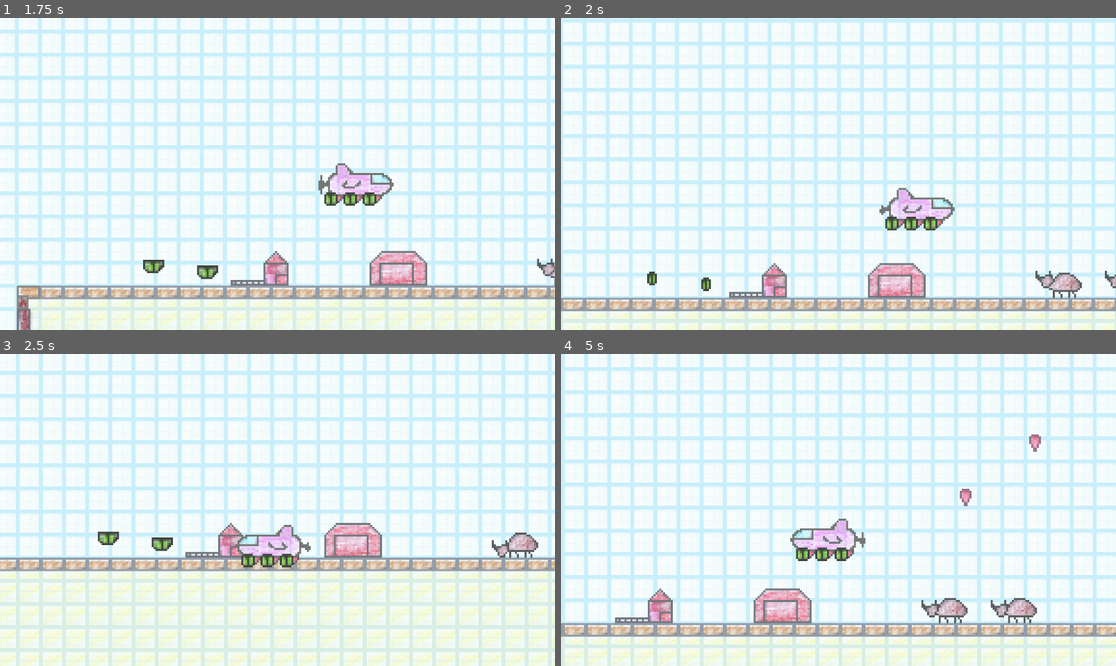
Above: before the commit, frames 1-4 (two rows, left to right).
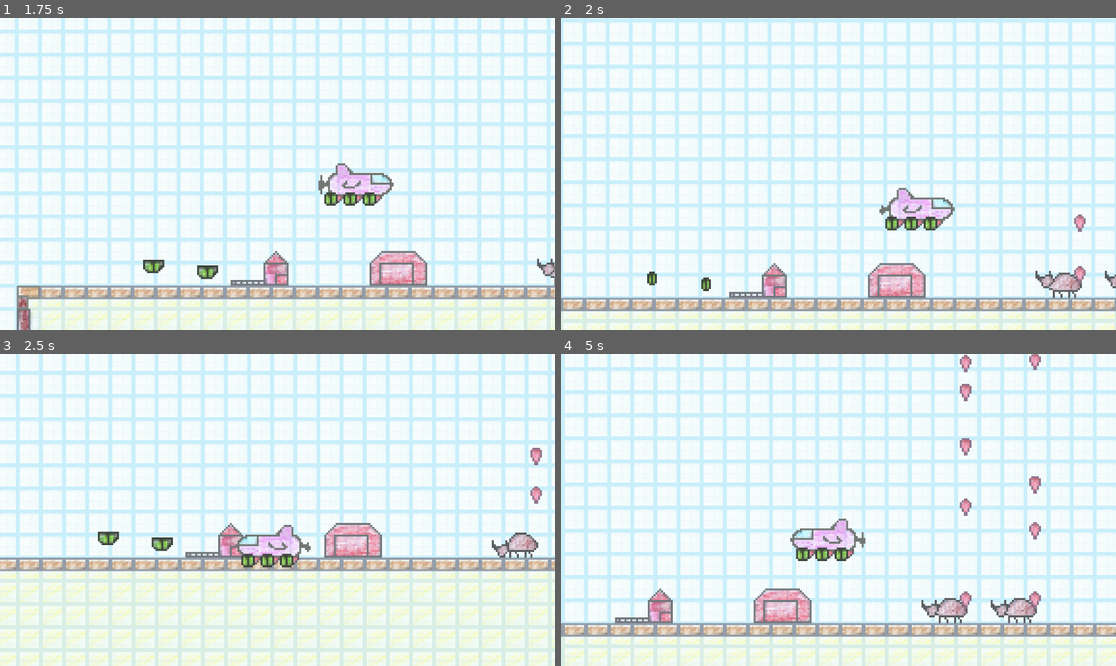
Above: after the commit, the same moments.

Repository: eiganesteknolab/fartcaptureandstorage
Game: Godot game, scene res://Scene/game.tscn
Two runs of this game, one before a commit and one after it. Both use one fixed random seed, a clock stepped at 60 frames per second and the inputs below.
Inputs:
- Up to frame 1 (1.75 s): tap Enter (ui_accept) at 0.5, 0.77, 1.52 s; hold Right (ui_right) from 0.53 s (still down)
- Up to frame 2 (2 s): keep holding Right (ui_right)
- Up to frame 3 (2.5 s): release Right (ui_right) at 2.03 s; hold Left (ui_left) from 2.03 s (still down)
- Up to frame 4 (5 s): release Left (ui_left) at 2.78 s; hold Right (ui_right) 2.78-4.28 s; tap Enter (ui_accept) at 3.02, 3.77, 4.52 s; hold Left (ui_left) from 4.28 s (still down)

Frame 1 is identical in both runs. In frame 2, 0.2% of the frame differs, in the area x 92-95%, y 62-86%; in frame 3, 0.2%; in frame 4, 0.9%, in the area x 71-87%, y 0-82%.

Commit message:
Diper pooping Cows

Diff:
--- a/Scene/cow.tscn
+++ b/Scene/cow.tscn
@@ -1,8 +1,9 @@
-[gd_scene load_steps=15 format=3 uid="uid://bs1uuivbvobkg"]
+[gd_scene load_steps=16 format=3 uid="uid://bs1uuivbvobkg"]
 
 [ext_resource type="Texture2D" uid="uid://c52fdjolycenn" path="res://Assets/Cow.png" id="1_sao73"]
 [ext_resource type="Script" path="res://Scripts/cow.gd" id="1_vx6dw"]
 [ext_resource type="PackedScene" uid="uid://b5m053qkdpat1" path="res://Scene/fart.tscn" id="2_3f5fw"]
+[ext_resource type="PackedScene" uid="uid://dfj2ch1dewk34" path="res://Scene/full_diper.tscn" id="3_excpx"]
 [ext_resource type="Texture2D" uid="uid://bh6gu30cbfsm8" path="res://Assets/EmptyDiper.png" id="3_fd08k"]
 [ext_resource type="Script" path="res://Scripts/ch4timer.gd" id="4_nv3ti"]
 
@@ -69,6 +70,7 @@
 [node name="Cow" type="Area2D" groups=["cow"]]
 script = ExtResource("1_vx6dw")
 Fart = ExtResource("2_3f5fw")
+FullDyper = ExtResource("3_excpx")
 
 [node name="AnimatedSprite2D" type="AnimatedSprite2D" parent="."]
 sprite_frames = SubResource("SpriteFrames_n2is4")
@@ -89,12 +91,15 @@
 shape = SubResource("CircleShape2D_7jeq5")
 
 [node name="ch4Timer" type="Timer" parent="."]
-wait_time = 3.0
 autostart = true
 script = ExtResource("4_nv3ti")
 
 [node name="FartPoint" type="Marker2D" parent="."]
 position = Vector2(11, -5)
 
+[node name="fullTimer" type="Timer" parent="."]
+autostart = true
+
 [connection signal="area_entered" from="." to="." method="_on_area_entered"]
 [connection signal="timeout" from="ch4Timer" to="." method="_on_ch_4_timer_timeout"]
+[connection signal="timeout" from="fullTimer" to="." method="_on_full_timer_timeout"]
--- /dev/null
+++ b/Scene/full_diper.tscn
@@ -0,0 +1,54 @@
+[gd_scene load_steps=9 format=3 uid="uid://dfj2ch1dewk34"]
+
+[ext_resource type="Texture2D" uid="uid://dfba12bkgfqgv" path="res://Assets/FullDiper.png" id="1_1cdfe"]
+[ext_resource type="Script" path="res://Scripts/full_diper.gd" id="1_q0w3q"]
+
+[sub_resource type="AtlasTexture" id="AtlasTexture_ddp3v"]
+atlas = ExtResource("1_1cdfe")
+region = Rect2(0, 0, 9, 8)
+
+[sub_resource type="AtlasTexture" id="AtlasTexture_i51of"]
+atlas = ExtResource("1_1cdfe")
+region = Rect2(9, 0, 9, 8)
+
+[sub_resource type="AtlasTexture" id="AtlasTexture_illpu"]
+atlas = ExtResource("1_1cdfe")
+region = Rect2(18, 0, 9, 8)
+
+[sub_resource type="AtlasTexture" id="AtlasTexture_nv8sd"]
+atlas = ExtResource("1_1cdfe")
+region = Rect2(0, 8, 9, 8)
+
+[sub_resource type="SpriteFrames" id="SpriteFrames_gcpjr"]
+animations = [{
+"frames": [{
+"duration": 1.0,
+"texture": SubResource("AtlasTexture_ddp3v")
+}, {
+"duration": 1.0,
+"texture": SubResource("AtlasTexture_i51of")
+}, {
+"duration": 1.0,
+"texture": SubResource("AtlasTexture_illpu")
+}, {
+"duration": 1.0,
+"texture": SubResource("AtlasTexture_nv8sd")
+}],
+"loop": true,
+"name": &"default",
+"speed": 5.0
+}]
+
+[sub_resource type="CircleShape2D" id="CircleShape2D_vmxgi"]
+radius = 4.0
+
+[node name="fullDiper" type="RigidBody2D"]
+script = ExtResource("1_q0w3q")
+
+[node name="AnimatedSprite2D" type="AnimatedSprite2D" parent="."]
+sprite_frames = SubResource("SpriteFrames_gcpjr")
+autoplay = "default"
+frame_progress = 0.375503
+
+[node name="CollisionShape2D" type="CollisionShape2D" parent="."]
+shape = SubResource("CircleShape2D_vmxgi")
--- a/Scripts/cow.gd
+++ b/Scripts/cow.gd
@@ -1,6 +1,11 @@
 extends Area2D
 
 @export var Fart: PackedScene
+@export var FullDyper: PackedScene
+
+
+func _ready():
+	$fullTimer.paused = true
 
 func _on_area_entered(_area: Area2D) -> void:
 	print("Cow got hit by something")
@@ -8,8 +13,10 @@
 	#print(_area.get_path())
 	#print(_area.get_groups())
 	if _area.is_in_group("emptyDiper"):
-		$EmptyDiper.visible = true
-		$ch4Timer.paused = true
+		if $EmptyDiper.visible == false:
+			$EmptyDiper.visible = true
+			$ch4Timer.paused = true
+			$fullTimer.paused = false
 
 		print("Cow got hit by diper")
 		_area.queue_free()
@@ -18,8 +25,18 @@
 func _on_ch_4_timer_timeout() -> void:
 	fart()
 
-
 func fart() -> void:
 	var b = Fart.instantiate()
 	owner.add_child(b)
 	b.global_transform = $FartPoint.global_transform
+
+func _on_full_timer_timeout() -> void:
+	fullDiper()
+	$EmptyDiper.visible = false
+	$ch4Timer.paused = false
+	$fullTimer.paused = true
+
+func fullDiper() -> void:
+	var c = FullDyper.instantiate()
+	owner.add_child(c)
+	c.global_transform = $FartPoint.global_transform
--- /dev/null
+++ b/Scripts/full_diper.gd
@@ -0,0 +1,10 @@
+extends RigidBody2D
+
+# Called when the node enters the scene tree for the first time.
+func _ready() -> void:
+	apply_impulse(Vector2(randf_range(25, 50), -50))
+
+
+# Called every frame. 'delta' is the elapsed time since the previous frame.
+func _process(delta: float) -> void:
+	pass
